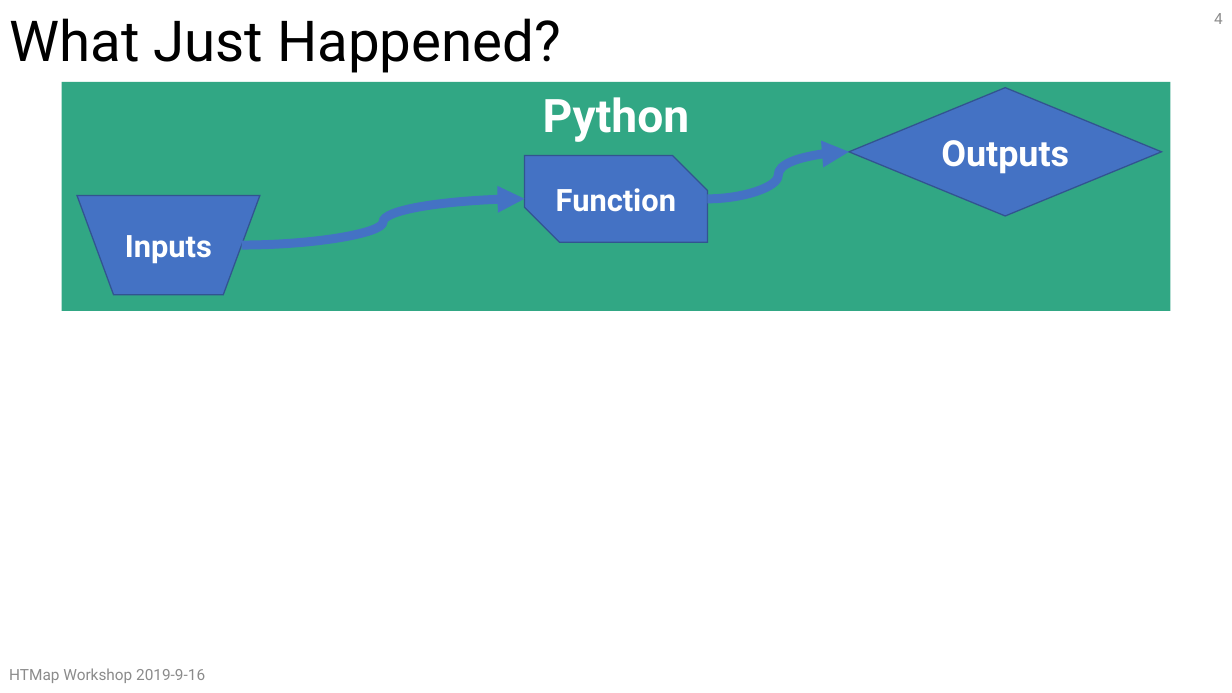
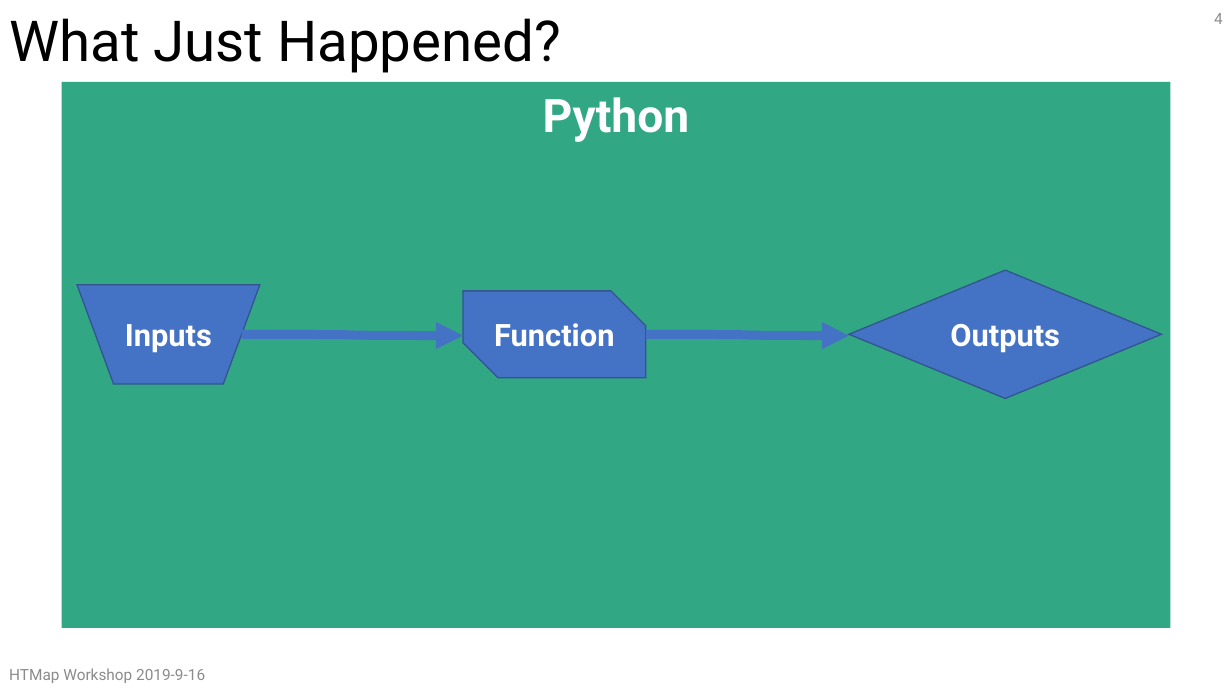
Before and after one commit to CHTC/htmap-workshop-materials, a slide deck: slide 4 of slides/HTMapWorkshop.pptx. Drawn at 1232x693 pixels with LibreOffice and Linux fonts; fonts in the diff are those of the drawing. Boxes give left, top, right and bottom in pixels: in the first picture for what was removed or moved away, otherwise in the second. Text is boxed around its words. In the diff, an @@ line names an element or a change of style, - is before the commit and + after.

```diff
--- a/slides/HTMapWorkshop.pptx
+++ b/slides/HTMapWorkshop.pptx
@@ rectangle "Python": place and size @@
-rectangle "Python" at <box>62,82,1171,311</box>
+rectangle "Python" at <box>62,82,1171,628</box>
@@ flow chart manual operation "Inputs": place and size @@
-flow chart manual operation "Inputs" at <box>77,196,260,295</box>
+flow chart manual operation "Inputs" at <box>77,285,260,384</box>
@@ snip diag rect "Function": place and size @@
-snip diag rect "Function" at <box>525,155,708,242</box>
+snip diag rect "Function" at <box>463,291,646,378</box>
@@ diamond "Outputs": place and size @@
-diamond "Outputs" at <box>849,88,1162,216</box>
+diamond "Outputs" at <box>849,270,1162,398</box>
@@ diamond "Outputs" at <box>849,270,1162,398</box>: size 28 to 24 pt @@
@@ curved arrow moved from (242, 245) - (525, 199) to (242, 335) - (463, 335) @@
@@ curved arrow moved from (708, 199) - (849, 152) to (646, 335) - (849, 335) @@
```
Also in this commit, not shown: 4 other slides changed, 1 slide added, 6 other files.
